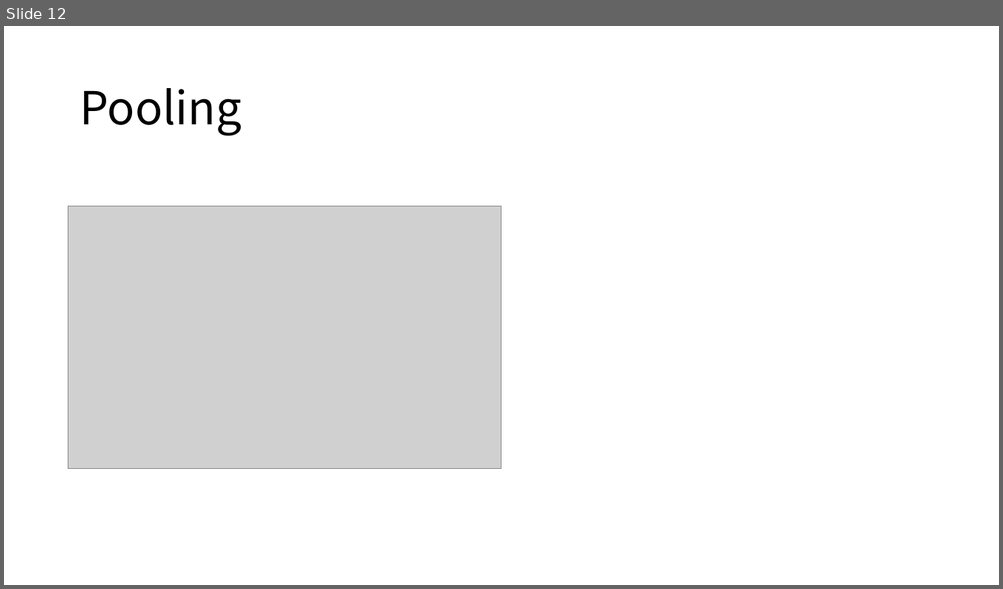
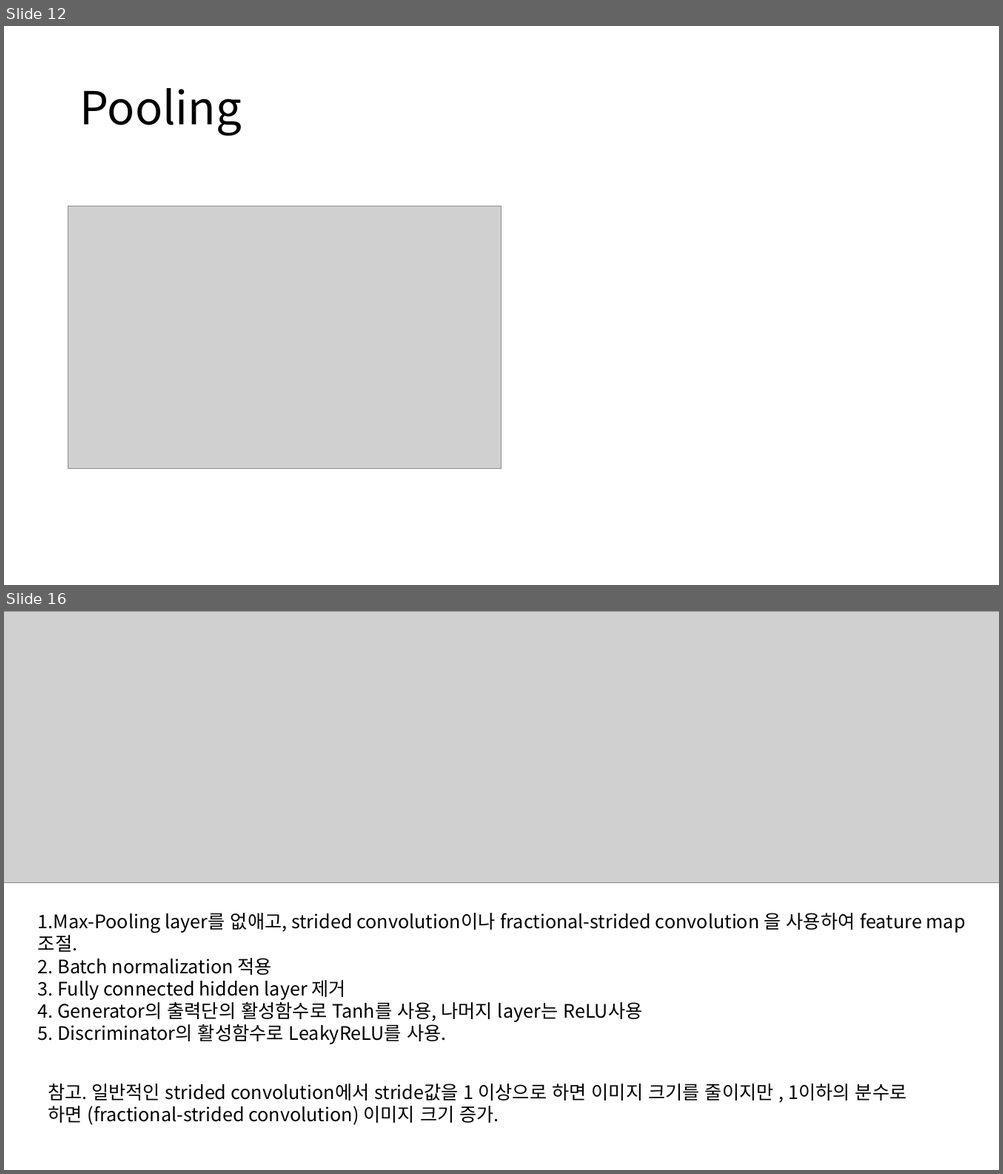
Before and after one commit to gudrb/GAN, a slide deck: CNN.pptx. Shown one above the other, each under a label of ours: slide 12 before the commit, slides 12 and 16 after it; the slides between them are not shown. The pictures are 1003x589 and 1003x1174 pixels, drawn with LibreOffice and Linux fonts; fonts in the diff are those of the drawing; grey boxes stand for pictures. Boxes give left, top, right and bottom in pixels: in the first picture for what was removed or moved away, otherwise in the second. Text is boxed around its words. In the diff, an @@ line names an element or a change of style, - is before the commit and + after.

```diff
--- a/CNN.pptx
+++ b/CNN.pptx
@@ slide 16 added at (4, 611, 999, 1170), background #FFFFFF @@
@@ picture added at (4, 611, 999, 883) @@
@@ text added at (38, 913, 965, 1045), 18 pt, text #000000 @@
+1.Max-Pooling layer를 없애고, strided convolution이나 fractional-strided convolution 을 사용하여 feature map
+조절.
+2. Batch normalization 적용
+3. Fully connected hidden layer 제거
+4. Generator의 출력단의 활성함수로 Tanh를 사용, 나머지 layer는 ReLU사용
+5. Discriminator의 활성함수로 LeakyReLU를 사용.
@@ text added at (48, 1084, 907, 1125), 18 pt, text #000000 @@
+참고. 일반적인 strided convolution에서 stride값을 1 이상으로 하면 이미지 크기를 줄이지만 , 1이하의 분수로
+하면 (fractional-strided convolution) 이미지 크기 증가.
```
Also in this commit, not shown: 1 slide changed, 7 other slides added, 3 other files.
